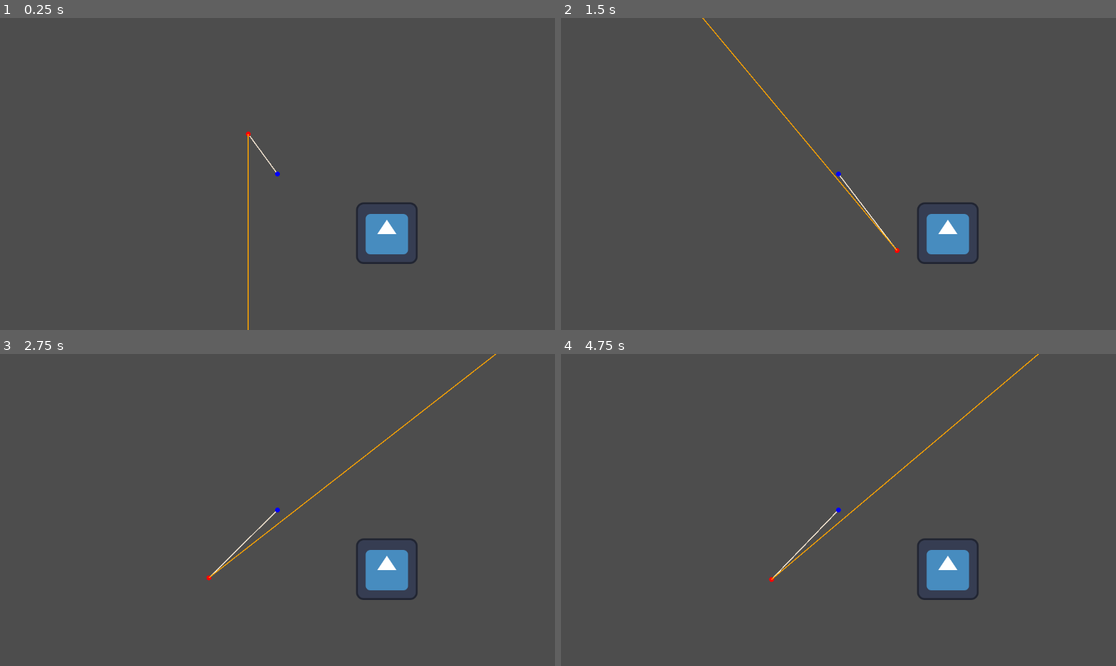
Above: before the commit, frames 1-4 (two rows, left to right).
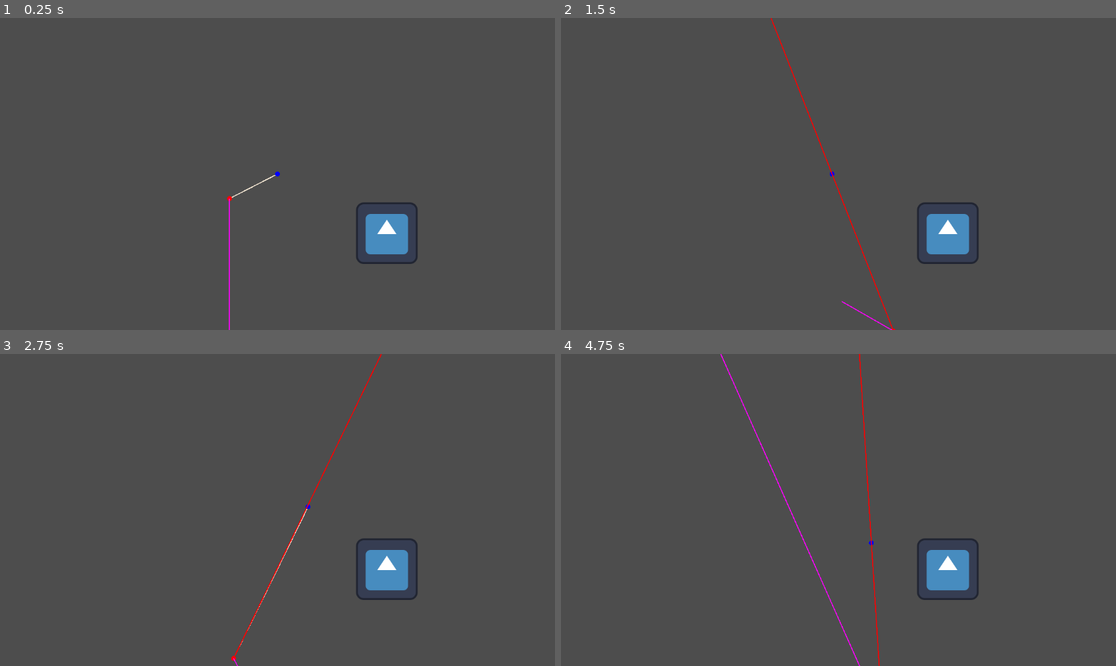
Above: after the commit, the same moments.

Repository: matthewchen146/cmpm-172-grappling-platformer
Game: Godot game, scene res://misc/rope_test.tscn
Two runs of this game, one before a commit and one after it. Both use one fixed random seed, a clock stepped at 60 frames per second and the inputs below. This scene is started directly instead of the project's main scene. The engine's default icon, where the game draws it, is replaced by a stand-in: a white triangle on a blue panel in a dark square.
Inputs (mouse positions are in pixels of both pictures, inside the frame that each line leads up to):
- Up to frame 1 (0.25 s): no input
- Up to frame 2 (1.5 s): move the mouse to (960, 158) at 0.52 s; hold Ctrl 0.53-1.28 s; hold Right (move_right) from 0.53 s (still down); tap Space (jump) at 0.77, 1.07 s; tap J at 0.8, 1.35 s; move the mouse to (727, 189) at 1.27 s
- Up to frame 3 (2.75 s): tap Space (jump) at 1.52, 1.82 s; tap L at 1.55 s; move the mouse to (333, 441) at 2.02 s; release Right (move_right) at 2.03 s; hold Left (move_left) from 2.03 s (still down); hold L from 2.03 s (still down); tap I at 2.3 s
- Up to frame 4 (4.75 s): move the mouse to (810, 572) at 2.77 s; release Left (move_left) at 2.78 s; release L at 2.78 s; hold Right (move_right) 2.78-4.28 s; tap I at 2.85 s; tap Space (jump) at 3.02, 3.32, 3.77, 3.8, 4.07, 4.35, 4.52 s; tap K at 3.05 s; move the mouse to (1005, 556) at 3.52 s; hold K 3.53-4.28 s; move the mouse to (672, 463) at 4.27 s; hold Left (move_left) from 4.28 s (still down); tap Ctrl at 4.55 s

The runs differ from the first frame. In frame 1, 0.4% of the frame differs, in the area x 40-50%, y 36-100%; in frame 2, 0.6%; in frame 3, 0.7%; in frame 4, 0.9%, in the area x 28-87%, y 0-100%.

Commit message:
pretty stable rope??

Diff:
--- a/misc/rope.gd
+++ b/misc/rope.gd
@@ -28,13 +28,14 @@
 func _ready():
 	add_child.call_deferred(_debug_control)
 	_debug_control.connect("draw", func():
-		_debug_control.draw_line(position, hanger_position, Color.ANTIQUE_WHITE, 2)
-		_debug_control.draw_circle(position, 5, Color.BLUE)
-		_debug_control.draw_circle(hanger_position, 5, Color.RED)
+		var hanger_local_position = rigid_body.position - position
+		_debug_control.draw_line(Vector2.ZERO, hanger_local_position, Color.ANTIQUE_WHITE, 2)
+		_debug_control.draw_circle(Vector2.ZERO, 5, Color.BLUE)
+		_debug_control.draw_circle(hanger_local_position, 5, Color.RED)
 #		_debug_control.draw_line(hanger_position, hanger_position + _debug_tangent, Color.MAGENTA, 2)
 #		_debug_control.draw_line(hanger_position, hanger_position + gravity, Color.GREEN, 2)
-#		_debug_control.draw_line(hanger_position, hanger_position + _debug_tension, Color.YELLOW if slacking else Color.RED, 2)
-		_debug_control.draw_line(hanger_position, hanger_position + _debug_net, Color.ORANGE, 2)
+		_debug_control.draw_line(hanger_local_position, hanger_local_position + _debug_tension, Color.ORANGE if slacking else Color.RED, 2)
+		_debug_control.draw_line(hanger_local_position, hanger_local_position + _debug_net, Color.MAGENTA, 2)
 	)
 
 	var gravity_vector : Vector2 = ProjectSettings.get_setting("physics/2d/default_gravity_vector")
@@ -59,26 +60,23 @@
 	# calculate pendulum acceleration
 	var diff = hanger_position - position#vec(this.pos).sub(this.tongueTipPos)
 	var length := diff.length()
-	var radius = length#max(length, 6);
+#	var radius = length#max(length, 6);
 	var pendulum_angle = atan(diff.x / diff.y)
-	var angular_force = gravity.y * (sin(pendulum_angle) / radius) * (-1 if sign(diff.y) > 0 else 1)
-	angular_velocity += angular_force
-
-	# change swing angle
-	swing_angle -= angular_velocity * delta * .01
-
-	# calculate rotated position
-#	var rotated_pos = Vector2(
-#		swing_start_vector.x * cos(swing_angle) - swing_start_vector.y * sin(swing_angle),
-#		swing_start_vector.y * cos(swing_angle) + swing_start_vector.x * sin(swing_angle)
-#	)
-	var rotated_pos = swing_start_vector.rotated(swing_angle * energy)
+#	var angular_force = gravity.y * (sin(pendulum_angle) / radius) * (-1 if sign(diff.y) > 0 else 1)
+#	angular_velocity += angular_force
+#
+#	# change swing angle
+#	swing_angle -= angular_velocity * delta * .01
+#
+#	var rotated_pos = swing_start_vector.rotated(swing_angle * energy)
 
 	# calculate tangent for velocity
 	var tangent = Vector2(diff.y, -diff.x).normalized()#Vector2(rotated_pos.y, -rotated_pos.x).normalized()
 	var tangent_angle = atan(tangent.x / tangent.y) * (1 if diff.x < 0 else -1)
-	var tension_force = gravity.y * sin(tangent_angle) * (1 if sign(diff.y) > 0 else -1) * 5
-
+#	var tension_force = gravity.y * sin(tangent_angle) * (1 if sign(diff.y) > 0 else -1) * (max(0, length - max_length) ** 2) * .01
+	var tension_force = gravity.y * cos(pendulum_angle) + 1 * (rigid_body.linear_velocity.length_squared()) / length
+#	tension_force *= max(0, length - max_length) * .01
+#	print(tension_force)
 	slacking = length < max_length
 
 	var tension_vector = position - hanger_position
@@ -86,45 +84,43 @@
 	_debug_tension = tension
 
 	var magnitude = angular_velocity * max_length
-#	tangent *= magnitude
-	_debug_tangent = tangent * 100# * angular_velocity
-#	tangent.mul(magnitude);
-	# keep tonguelength around 12
-#	if this.tongueLength > 12:
-#		tangent.sub(this.rotatedPos.normalize().mul(this.tongueRetractSpeed));
-#	else:
-#		tangent.add(this.rotatedPos.normalize().mul(this.tongueRetractSpeed));
-#	swing_start_vector = swing_start_vector.rotated(swing_start_vector.angle_to(Vector2.DOWN) * .05)
+
+	_debug_tangent = tangent * 100
 
 	var movement = Vector2(float(Input.is_action_pressed("move_right")) - float(Input.is_action_pressed("move_left")), 0)
-#	energy += movement.x * -tangent.x * delta
-#
+
 	var applied = Vector2()
 
-	applied = movement * 600# * tangent * 10000
-
-#	rigid_body.apply_force(movement * 500)
-
-	if length > max_length:
-		rigid_body.move_and_collide(-diff.normalized() * (length - max_length))
-		rigid_body.apply_impulse(-diff.normalized() * (length - max_length))
-#		applied += tension_vector.normalized() * (length - max_length) ** 2
+	applied += movement * 300# * tangent * 10000
+	applied += Vector2.UP * 500 if Input.is_action_just_pressed("jump") else Vector2()
 
 	var net = gravity + tension + applied# + tangent
-#	net *= delta
 	_debug_net = net
-#	energy *= .999
-	# apply velocity
-#	this.velocity.set(tangent);
-#	hanger_velocity = net
-#	hanger_position =
-#	hanger_velocity += net * delta
-#	hanger_position += hanger_velocity * delta
 	if rigid_body != null:
 		rigid_body.apply_force(net)
-
+	if length > max_length:
+#		print("applyin")
+		rigid_body.move_and_collide(-diff.normalized() * (length - max_length))
+		rigid_body.apply_impulse(-diff.normalized() * (length - max_length) * 10)
+#		applied += tension_vector.normalized() * (length - max_length) ** 2
 #	hanger_velocity = tangent
 #	hanger_position += hanger_velocity * delta
 #	hanger_position = position + rotated_pos
 
+	if Input.is_key_pressed(KEY_SHIFT):
+		max_length -= 200 * delta
+	if Input.is_key_pressed(KEY_CTRL):
+		max_length += 200 * delta
+
+	if Input.is_key_pressed(KEY_J):
+		position += Vector2.LEFT * 100 * delta
+	if Input.is_key_pressed(KEY_L):
+		position += Vector2.RIGHT * 100 * delta
+	if Input.is_key_pressed(KEY_I):
+		position += Vector2.UP * 100 * delta
+	if Input.is_key_pressed(KEY_K):
+		position += Vector2.DOWN * 100 * delta
+
+#	position = get_viewport().get_camera_2d().get_local_mouse_position()
+
 	_debug_control.queue_redraw()
--- a/misc/rope_test.tscn
+++ b/misc/rope_test.tscn
@@ -15,7 +15,7 @@
 rigid_body = NodePath("../RigidBody2D")
 
 [node name="RigidBody2D" type="RigidBody2D" parent="."]
-position = Vector2(-132, -304)
+position = Vector2(-243, -14)
 metadata/_edit_group_ = true
 
 [node name="CollisionShape2D" type="CollisionShape2D" parent="RigidBody2D"]
